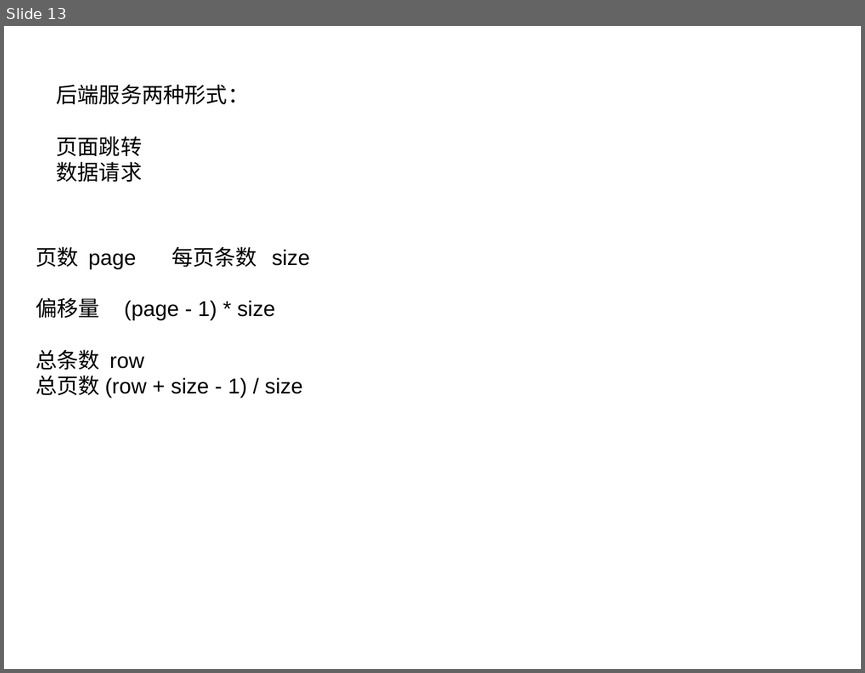
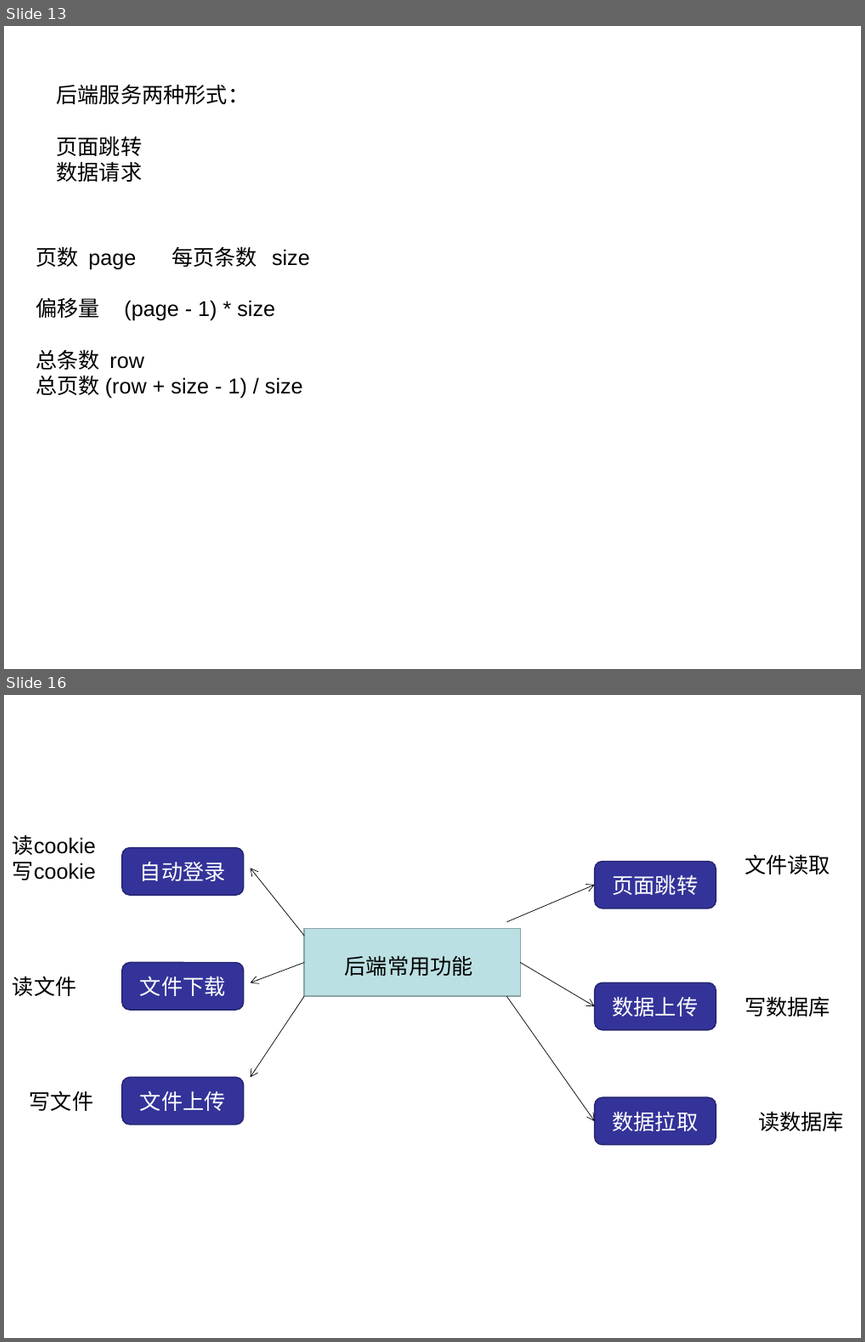
Before and after one commit to figerandlmj/duyiNativeJs, a slide deck: nodeJs/readme.ppt. Shown one above the other, each under a label of ours: slide 13 before the commit, slides 13 and 16 after it; the slides between them are not shown. The pictures are 865x673 and 865x1342 pixels, drawn with LibreOffice and Linux fonts; fonts in the diff are those of the drawing. Boxes give left, top, right and bottom in pixels: in the first picture for what was removed or moved away, otherwise in the second. Text is boxed around its words. In the diff, an @@ line names an element or a change of style, - is before the commit and + after.

```diff
--- a/nodeJs/readme.ppt
+++ b/nodeJs/readme.ppt
@@ slide 16 added at (x1=4, y1=695, x2=861, y2=1338), background #FFFFFF @@
@@ text added at (x1=12, y1=834, x2=96, y2=880), 18 pt, text #000000 @@
+读cookie
+写cookie
@@ rounded rectangle added at (x1=122, y1=847, x2=244, y2=895), fill #333399, outline #23236F 0.99 pt, 18 pt, text #FFFFFF @@
+自动登录
@@ arrow added from (304, 936) to (250, 868), #000000 0.51 pt @@
@@ rounded rectangle added at (x1=595, y1=862, x2=716, y2=908), fill #333399, outline #23236F 0.99 pt, 18 pt, text #FFFFFF @@
+页面跳转
@@ text added at (x1=744, y1=854, x2=830, y2=874), 18 pt, text #000000 @@
+文件读取
@@ arrow added from (507, 922) to (595, 885), #000000 0.51 pt @@
@@ rectangle added at (x1=304, y1=929, x2=520, y2=997), fill #BBE0E3, outline #89A4A7 0.99 pt @@
@@ rounded rectangle added at (x1=122, y1=962, x2=244, y2=1009), fill #333399, outline #23236F 0.99 pt, 18 pt, text #FFFFFF @@
+文件下载
@@ arrow added from (304, 962) to (250, 983), #000000 0.51 pt @@
@@ text added at (x1=345, y1=955, x2=473, y2=975), 18 pt, text #000000 @@
+后端常用功能
@@ arrow added from (520, 962) to (595, 1006), #000000 0.51 pt @@
@@ text added at (x1=12, y1=975, x2=77, y2=996), 18 pt, text #000000 @@
+读文件
@@ arrow added from (304, 996) to (250, 1077), #000000 0.51 pt @@
@@ arrow added from (507, 996) to (595, 1121), #000000 0.51 pt @@
@@ rounded rectangle added at (x1=595, y1=983, x2=716, y2=1030), fill #333399, outline #23236F 0.99 pt, 18 pt, text #FFFFFF @@
+数据上传
@@ text added at (x1=744, y1=996, x2=830, y2=1016), 18 pt, text #000000 @@
+写数据库
@@ text added at (x1=30, y1=1090, x2=94, y2=1111), 18 pt, text #000000 @@
+写文件
@@ rounded rectangle added at (x1=122, y1=1077, x2=244, y2=1124), fill #333399, outline #23236F 0.99 pt, 18 pt, text #FFFFFF @@
+文件上传
@@ rounded rectangle added at (x1=595, y1=1097, x2=716, y2=1144), fill #333399, outline #23236F 0.99 pt, 18 pt, text #FFFFFF @@
+数据拉取
@@ text added at (x1=758, y1=1111, x2=844, y2=1131), 18 pt, text #000000 @@
+读数据库
```
Also in this commit, not shown: 2 other slides added, 9 other files.
